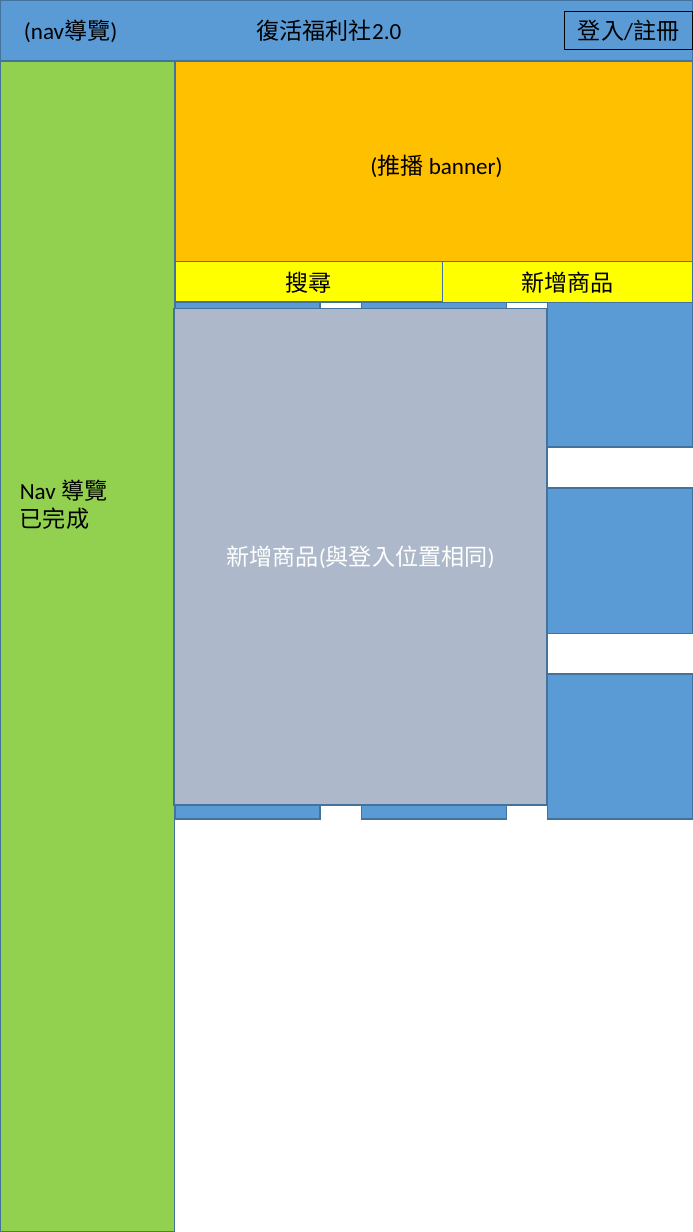
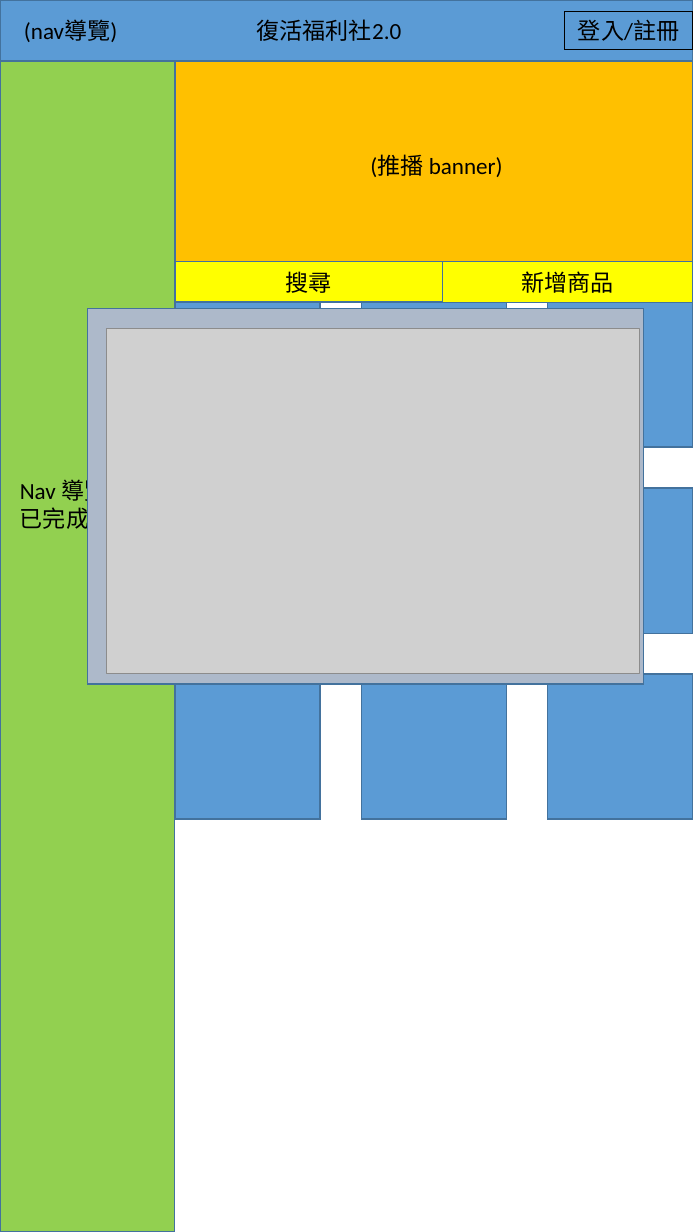
Before and after one commit to AustinChen123/108NCU_SA_GROUP13_Project, a slide deck: slide 4 of 網頁設計稿.pptx (slide 3 before the commit). Drawn at 693x1232 pixels with LibreOffice and Linux fonts; fonts in the diff are those of the drawing; grey boxes stand for pictures. Boxes give left, top, right and bottom in pixels: in the first picture for what was removed or moved away, otherwise in the second. Text is boxed around its words. In the diff, an @@ line names an element or a change of style, - is before the commit and + after.

```diff
--- a/網頁設計稿.pptx
+++ b/網頁設計稿.pptx
@@ rectangle: place and size @@
-rectangle at (174,309,547,806)
+rectangle at (87,309,643,685)
@@ picture added at (107,328,640,674) @@
@@ rectangle removed at (175,488,320,633) @@
@@ text in rectangle at (226,546,494,568): text removed @@
-新增商品(與登入位置相同)
```
Also in this commit, not shown: 4 other slides changed, 1 slide added, 2 other files.
